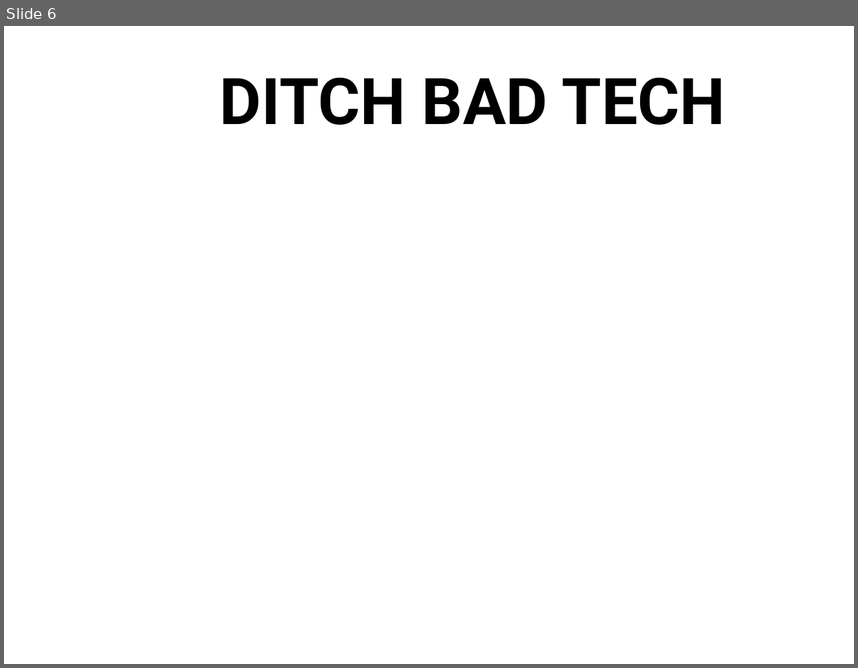
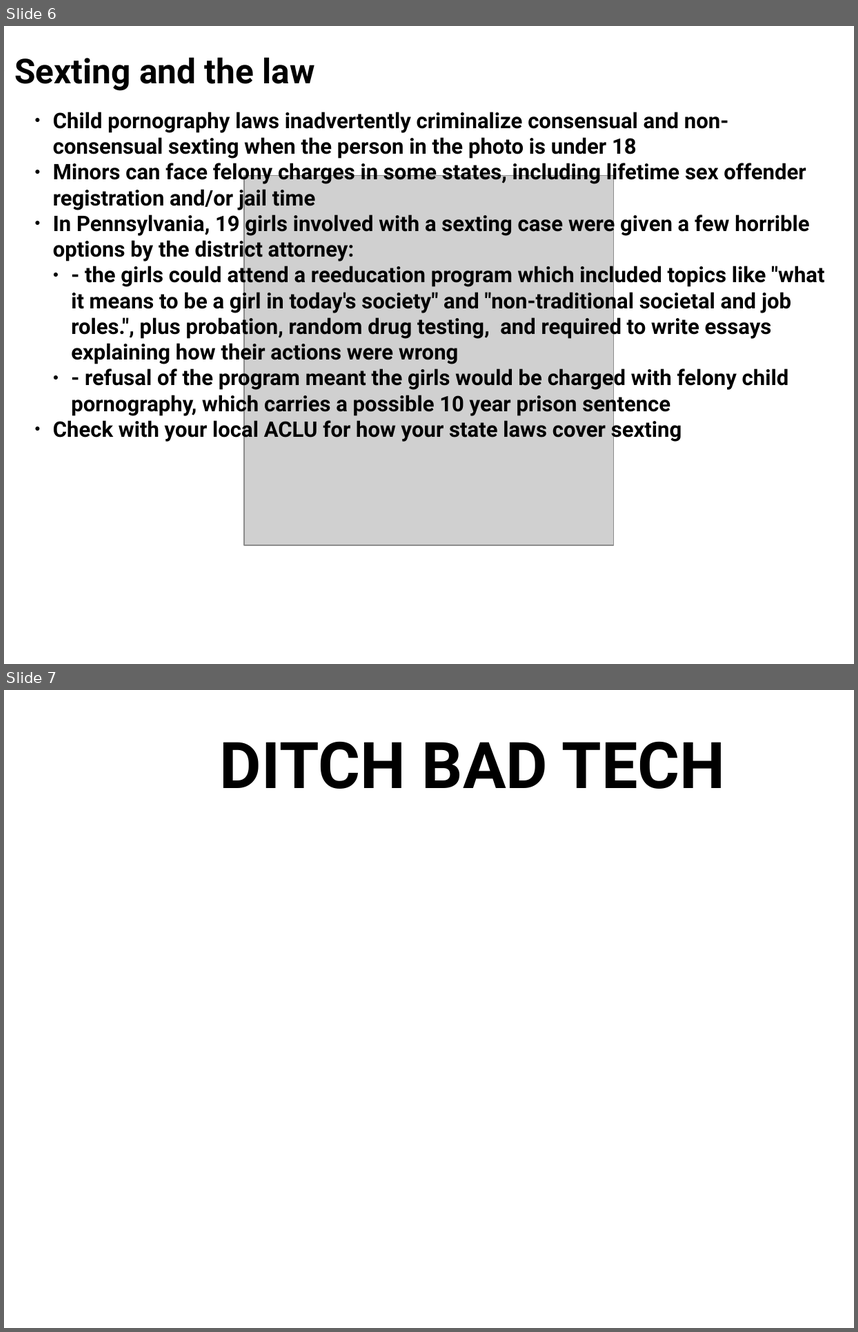
Before and after one commit to LibraryFreedom/training-materials, a slide deck: teen privacy toolkit.odp. Shown one above the other, each under a label of ours: slide 6 before the commit, slides 6 and 7 after it. The pictures are 858x668 and 858x1332 pixels, drawn with LibreOffice and Linux fonts; fonts in the diff are those of the drawing; grey boxes stand for pictures; background and template pictures are left out. Boxes give left, top, right and bottom in pixels: in the first picture for what was removed or moved away, otherwise in the second. Text is boxed around its words. In the diff, an @@ line names an element or a change of style, - is before the commit and + after.

```diff
--- a/teen privacy toolkit.odp
+++ b/teen privacy toolkit.odp
@@ slide 6 added at (4, 26, 854, 664), background picture (left out) @@
@@ text added at (14, 57, 315, 91), 32 pt, text #000000, bold @@
+● Sexting and the law
@@ text added at (53, 112, 824, 442), 20 pt, text #000000, bold @@
+● Child pornography laws inadvertently criminalize consensual and non-consensual sexting when the person in the photo is under 18
+● Minors can face felony charges in some states, including lifetime sex offender registration and/or jail time
+● In Pennsylvania, 19 girls involved with a sexting case were given a few horrible options by the district attorney:
+  ● - the girls could attend a reeducation program which included topics like "what it means to be a girl in today's society" and "non-traditional societal and job roles.", plus probation, random drug testing, and required to write essays explaining how their actions were wrong
+  ● - refusal of the program meant the girls would be charged with felony child pornography, which carries a possible 10 year prison sentence
+● Check with your local ACLU for how your state laws cover sexting
@@ picture added at (244, 175, 613, 544) @@
@@ text added at (636, 432, 753, 441), 20 pt, text #FFFFFF, bold @@
+surveillance cat is reading ur texts
@@ what was slide 6 is now slide 7 @@
```
Also in this commit, not shown: 7 slides changed, 1 other slide added, 1 slide removed, 1 other file.
